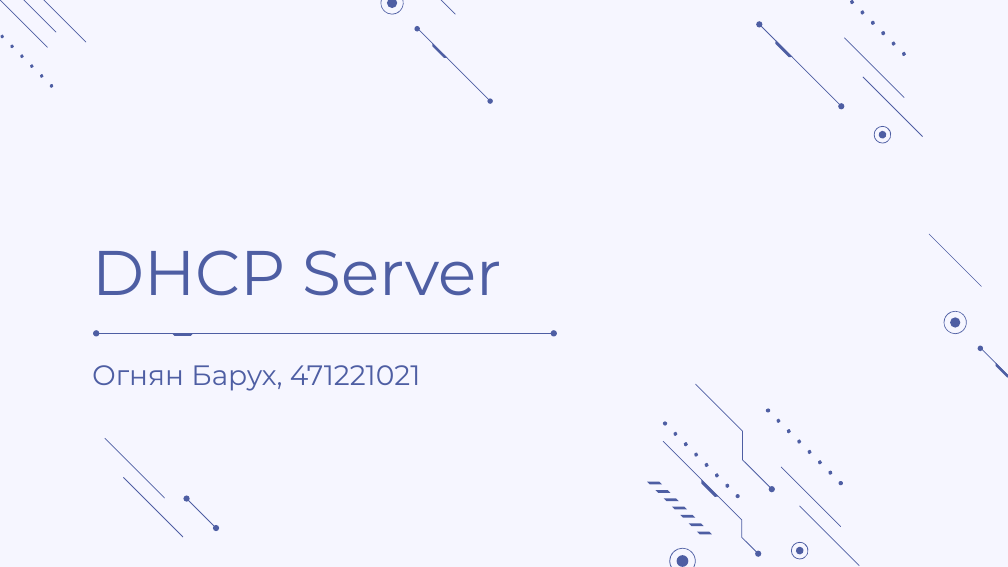
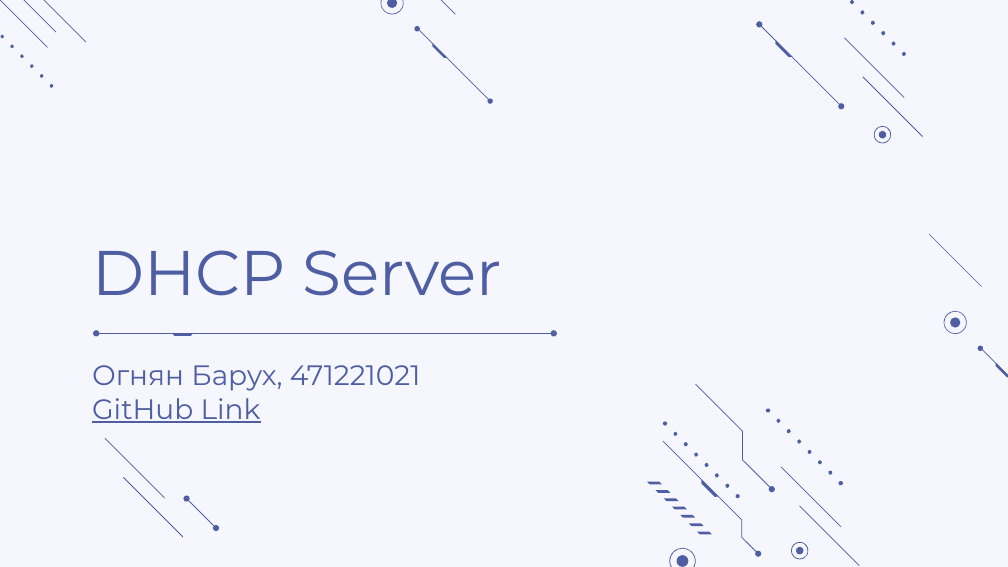
Before and after one commit to ogi02/DHCP-Server-Installation, a slide deck: slide 1 of DHCP Server Configuration.pptx. Drawn at 1008x567 pixels with LibreOffice and Linux fonts; fonts in the diff are those of the drawing. Boxes give left, top, right and bottom in pixels: in the first picture for what was removed or moved away, otherwise in the second. Text is boxed around its words. In the diff, an @@ line names an element or a change of style, - is before the commit and + after.

Commit message:
Updated presentation

```diff
--- a/DHCP Server Configuration.pptx
+++ b/DHCP Server Configuration.pptx
@@ subtitle at (x1=92, y1=398, x2=261, y2=423): paragraph added @@
+GitHub Link
```
Also in this commit, not shown: 4 slides added, 4 slides removed.
